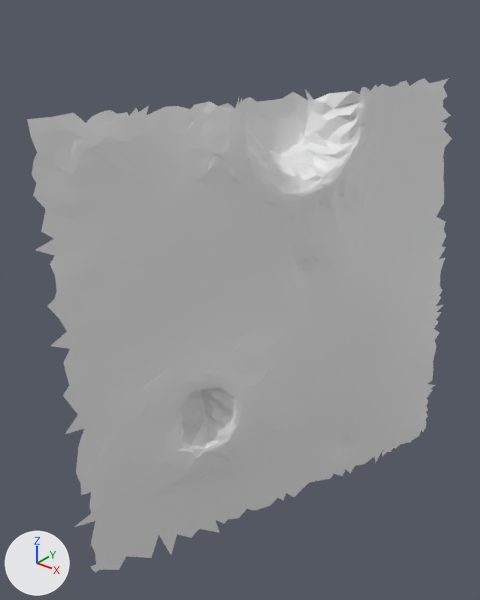
The glTF model moon small_tiles/tile_183.glb, before and after one commit.
Rendered twice from a 50 mm camera at (30.87, -15.84, 6.16) aimed at (26.5, -10.38, 2.78). Every picture has the same lights, and +X, +Y and +Z are marked at lower left. The picture after the commit comes second. Vertices at exactly the same position are counted once.

Objects in the first picture: 't183'.
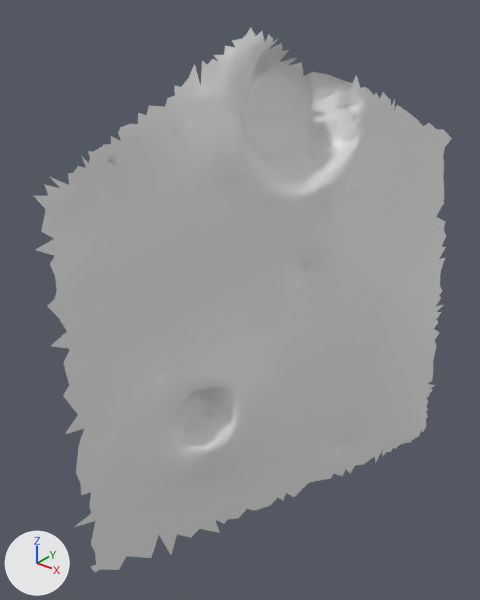
Diff of the bpy script that builds the scene:
```diff
--- a/moon small_tiles/tile_183.glb.py
+++ b/moon small_tiles/tile_183.glb.py
@@ me_t183 @@
 # used by ob_t183; location = (0.0, 0.0, 0.0)
-me_t183.from_pydata(...)  # 2496 vertices, 4780 faces; spans x 25.82..27.95, y -12.69..-7.49, z -0.21..5.11
+me_t183.from_pydata(...)  # 2546 vertices, 4865 faces; spans x 25.85..27.95, y -12.69..-7.49, z -0.21..5.72
+# me_t183 part 1
+# 92 vertices are removed from x 25.82..27.6, y -12.49..-7.49, z 4.51..5.09
+# 188 faces are deleted
+# 142 vertices are added at x 26.31..27.12, y -11.23..-9.12, z 5.05..5.72
+# 273 new faces join them
```

Changed parts and their boxes [x1, y1, x2, y2] in the pictures (480 x 600 px; the box of a moved part takes in the faces that stretch with it):
't183', reshaped (10% taller)
    before: [27, 78, 452, 573]
    after: [34, 28, 452, 573]
part 1 of me_t183, moved or reshaped
    before: [27, 78, 451, 196]
    after: [147, 28, 361, 115]
